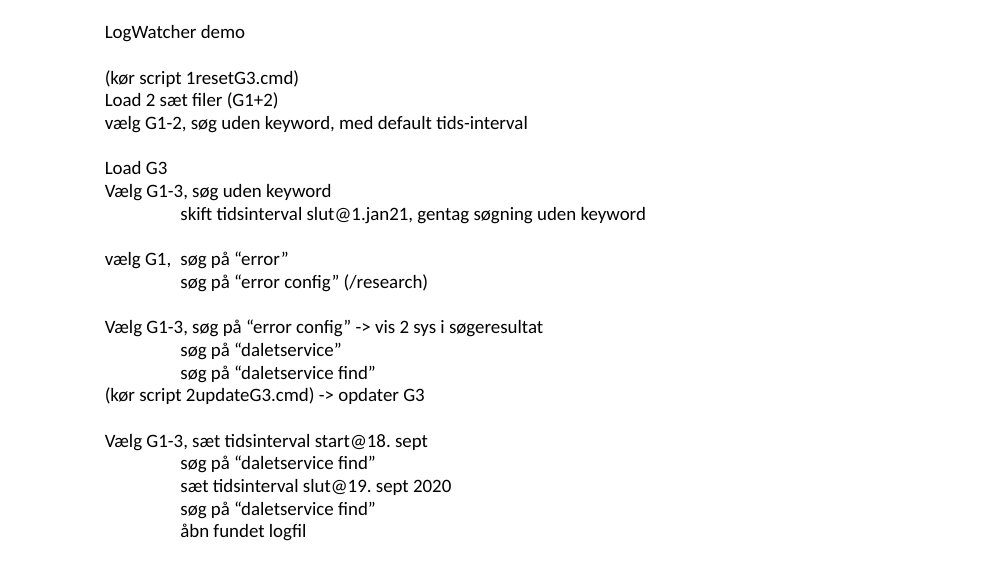
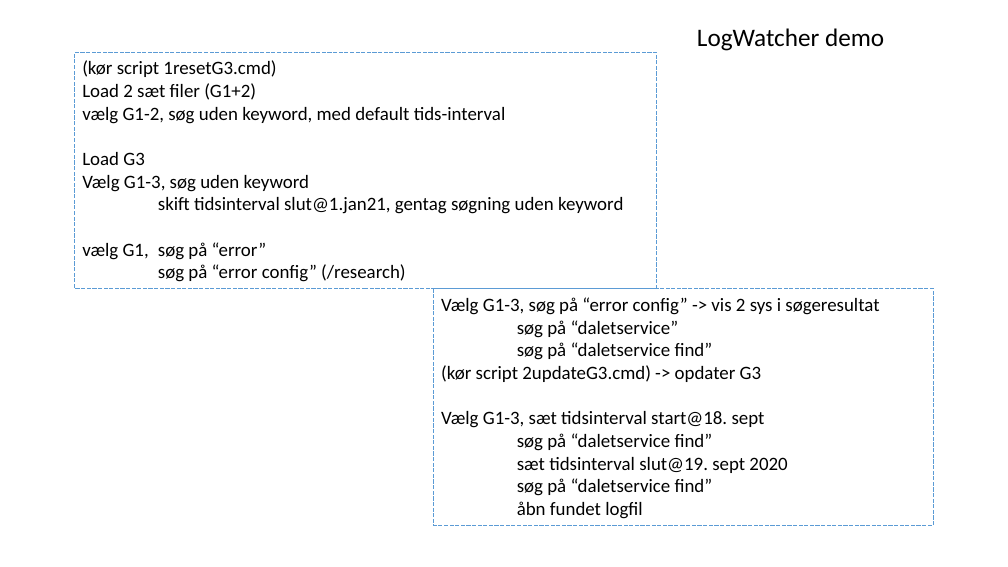
Before and after one commit to FaderVader/CPH_Afgangsprojekt_2022, a slide deck: slide 3 of LogSearcher.pptx (slide 4 before the commit). Drawn at 1008x567 pixels with LibreOffice and Linux fonts; fonts in the diff are those of the drawing. Boxes give left, top, right and bottom in pixels: in the first picture for what was removed or moved away, otherwise in the second. Text is boxed around its words. In the diff, an @@ line names an element or a change of style, - is before the commit and + after.

Commit message:
presentation, added slides for logWatcher

```diff
--- a/LogSearcher.pptx
+++ b/LogSearcher.pptx
@@ text in rectangle at [105, 25, 245, 42]: paragraph removed @@
-LogWatcher demo
@@ text added at [697, 28, 884, 51], 24 pt, text #000000 @@
+LogWatcher demo
@@ rectangle "(kør script 1resetG3.cmd)": place and size @@
-rectangle "(kør script 1resetG3.cmd)" at [105, 25, 646, 541]
+rectangle "(kør script 1resetG3.cmd)" at [75, 52, 656, 289]
@@ rectangle "(kør script 1resetG3.cmd)" at [75, 52, 656, 289]: outline none to #5B9BD5 0.75 pt dashed @@
@@ rectangle added at [434, 289, 934, 526], outline #5B9BD5 0.75 pt dashed, 18 pt, text #000000 @@
+Vælg G1-3, søg på “error config” -> vis 2 sys i søgeresultat
+søg på “daletservice”
+søg på “daletservice find”
+(kør script 2updateG3.cmd) -> opdater G3
+Vælg G1-3, sæt tidsinterval start@18. sept
+søg på “daletservice find”
+sæt tidsinterval slut@19. sept 2020
+søg på “daletservice find”
+åbn fundet logfil
@@ text in rectangle at [105, 319, 543, 541]: paragraphs removed @@
-Vælg G1-3, søg på “error config” -> vis 2 sys i søgeresultat
-søg på “daletservice”
-søg på “daletservice find”
-(kør script 2updateG3.cmd) -> opdater G3
-Vælg G1-3, sæt tidsinterval start@18. sept
-søg på “daletservice find”
-sæt tidsinterval slut@19. sept 2020
-søg på “daletservice find”
-åbn fundet logfil
```
Also in this commit, not shown: 5 other slides changed, 2 slides added, 1 slide removed.
